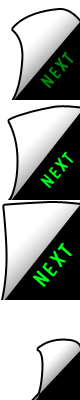
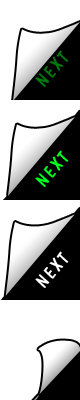
Two versions of the same layered image (w=80, h=400). Layer-by-layer changes:
painted on "Слой 4" over [0, 201, 80, 300]
painted on "Слой 3" over [3, 105, 80, 200]
painted on "Слой 2" over [11, 8, 80, 100]
